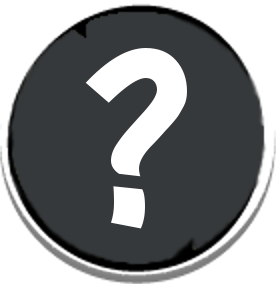
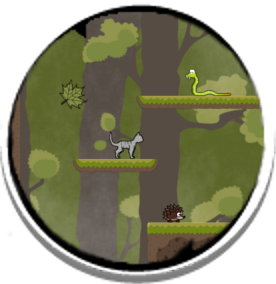
Layered file, before and after one edit (276 × 284). Changes by layer:
added layer "01_background" above "02_background" over [7, 5, 266, 272]
hid "?" over [85, 48, 187, 229]
hid "BlackBackground" over [7, 6, 266, 271]
showed "Mask" over [7, 5, 266, 275]
